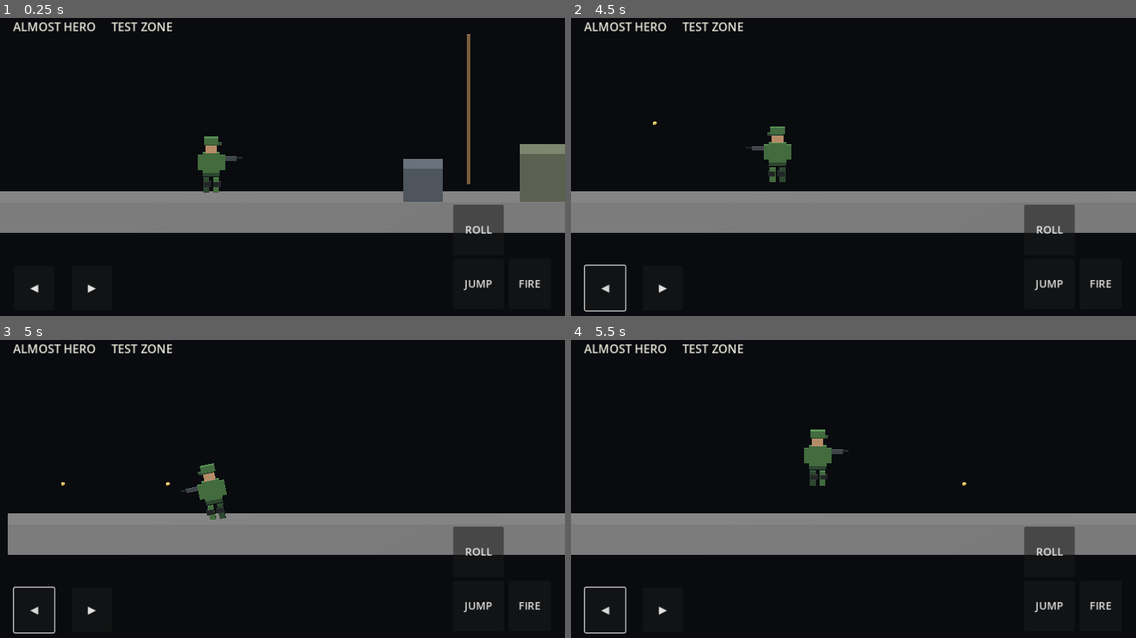
Above: before the commit, frames 1-4 (two rows, left to right).
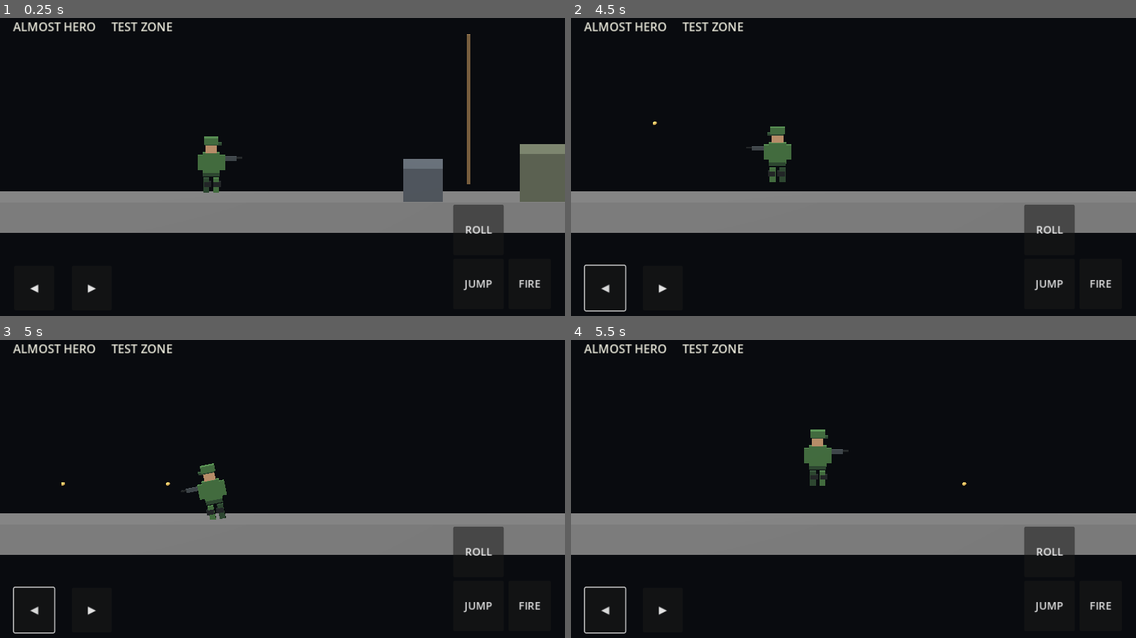
Above: after the commit, the same moments.

Repository: Nurullokhons/almost-hero-android
Game: Godot game, scene res://scenes/main.tscn
Same seed, same stepped clock (60 frames per second), same inputs: the game is played once before the commit and once after it.
Inputs (mouse positions are in pixels of both pictures, inside the frame that each line leads up to):
- Up to frame 1 (0.25 s): no input
- Up to frame 2 (4.5 s): move the mouse to (825, 229) at 0.52 s; hold Ctrl 0.53-1.28 s; hold W 0.53-2 s; click (825, 229) at 0.67 s; tap Space at 0.77, 1.52, 3.77 s; move the mouse to (1023, 214) at 1.27 s; tap Ctrl at 1.35, 3.6 s; click "◀" at 2 s; move the mouse to (684, 119) at 2.77 s; hold Ctrl 2.78-3.53 s; hold A 2.78-4.28 s; move the mouse to (881, 167) at 3.52 s; click (881, 167) at 3.67 s; move the mouse to (768, 86) at 4.27 s; hold S from 4.28 s (still down); hold Ctrl from 4.28 s (still down)
- Up to frame 3 (5 s): keep holding S; keep holding Ctrl; tap Space at 4.52 s
- Up to frame 4 (5.5 s): move the mouse to (977, 471) at 5.02 s; release S at 5.03 s; release Ctrl at 5.03 s; hold D from 5.03 s (still down); tap Ctrl at 5.1 s; tap Space at 5.27 s

Frames 1-2 are identical in both runs. In frame 3, 0.2% of the frame differs, in the area x 0-2%, y 58-73%; in frame 4, nothing differs.

Commit message:
Extend ground and correct scene resource count

Diff:
--- a/game/scenes/main.tscn
+++ b/game/scenes/main.tscn
@@ -1,10 +1,10 @@
-[gd_scene load_steps=5 format=3]
+[gd_scene load_steps=6 format=3]
 
 [ext_resource type="Script" path="res://scripts/player.gd" id="1_player"]
 [ext_resource type="Script" path="res://scripts/main.gd" id="2_main"]
 
 [sub_resource type="BoxMesh" id="BoxMesh_ground"]
-size = Vector3(36, 1, 3)
+size = Vector3(60, 1, 3)
 
 [sub_resource type="BoxShape3D" id="BoxShape3D_ground"]
 size = Vector3(36, 1, 3)
